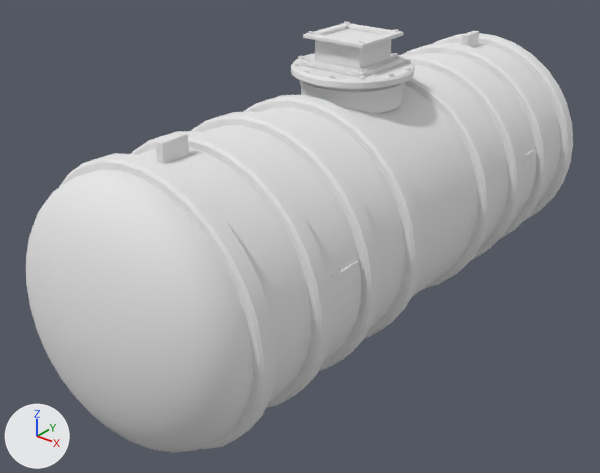
Two versions of the OBJ model src/main/resources/assets/apocalypse_firstlight/models/block/underground_fuel_tank/diesel.obj, one commit apart.
Rendered twice from a 50 mm camera at (5.11, -7.08, 2.72) aimed at (0.26, -1.02, -1.03). Lighting does not change. The marker at lower left points along +X, +Y and +Z. The first picture is the older version. Where no turn or scale is listed for an object, it has been applied to the vertices.

In view in the first picture: 'label_diesel_band', 'label_diesel_label', 'tank_base_flange', 'tank_collar', 'tank_lid', 'tank_lugS', 'tank_port_plate', 'tank_ribs', 'tank_riser', 'tank_shell' and 5 more.
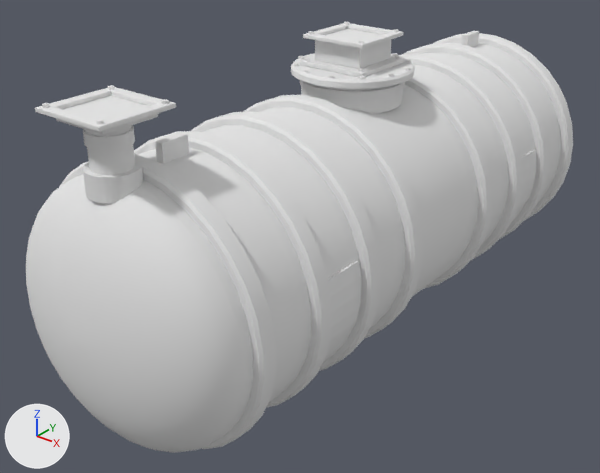
What the commit changed:
Mesh me_tank_fill_throat is new.
It is a box spanning x 0.25..0.75, y -3.75..-3.25, z 0.9..0.966.
It uses material mat_underground_fuel_tank (white #e7e7e7).
Mesh me_tank_fill_studs is new.
It consists of a 6-sided cylinder along z spanning x 0.187..0.232, y -3.817..-3.764, z 1.0..1.02; a 6-sided cylinder along z spanning x 0.187..0.232, y -3.236..-3.183, z 1.0..1.02; a 6-sided cylinder along z spanning x 0.768..0.813, y -3.817..-3.764, z 1.0..1.02; a 6-sided cylinder along z spanning x 0.768..0.813, y -3.236..-3.183, z 1.0..1.02.
It uses material mat_underground_fuel_tank (white #e7e7e7).
Mesh me_tank_fill_riser is new.
It has 32 vertices, 16 faces and spans x 0.341..0.659, y -3.659..-3.341, z 0.538..0.963.
It uses material mat_underground_fuel_tank (white #e7e7e7).
Mesh me_tank_fill_plate is new.
It has 32 vertices, 40 faces and spans x 0.156..0.844, y -3.844..-3.156, z 0.963..1.0.
It uses material mat_underground_fuel_tank (white #e7e7e7).
Mesh me_tank_fill_neck is new.
It has 16 vertices, 16 faces and spans x 0.238..0.762, y -3.762..-3.238, z 0.925..0.963.
It uses material mat_underground_fuel_tank (white #e7e7e7).
Mesh me_tank_fill_collar is new.
It has 41 vertices, 40 faces and spans x 0.29..0.71, y -3.71..-3.29, z 0.338..0.538.
It uses material mat_underground_fuel_tank (white #e7e7e7).
Mesh me_label_diesel_fill_band is new.
It has 64 vertices, 48 faces and spans x 0.325..0.675, y -3.675..-3.325, z 0.725..0.825.
It uses material mat_underground_fuel_tank (white #e7e7e7).
Object 'tank_fill_throat' (ob_tank_fill_throat) is new; it shows me_tank_fill_throat.
Its location is (0.0, 0.0, 0.0).
Object 'tank_fill_studs' (ob_tank_fill_studs) is new; it shows me_tank_fill_studs.
Its location is (0.0, 0.0, 0.0).
Object 'tank_fill_riser' (ob_tank_fill_riser) is new; it shows me_tank_fill_riser.
Its location is (0.0, 0.0, 0.0).
Object 'tank_fill_plate' (ob_tank_fill_plate) is new; it shows me_tank_fill_plate.
Its location is (0.0, 0.0, 0.0).
Object 'tank_fill_neck' (ob_tank_fill_neck) is new; it shows me_tank_fill_neck.
Its location is (0.0, 0.0, 0.0).
Object 'tank_fill_collar' (ob_tank_fill_collar) is new; it shows me_tank_fill_collar.
Its location is (0.0, 0.0, 0.0).
Object 'label_diesel_fill_band' (ob_label_diesel_fill_band) is new; it shows me_label_diesel_fill_band.
Its location is (0.0, 0.0, 0.0).

Pixel boxes (x1, y1, x2, y2) of what changed, in the pictures (600 x 473 px):
'tank_fill_plate', added: after (35, 87, 176, 132)
'tank_fill_collar', added: after (83, 159, 143, 204)
'tank_fill_throat', added: after (56, 96, 158, 135)
'tank_fill_riser', added: after (85, 126, 135, 175)
'label_diesel_fill_band', added: after (83, 125, 135, 151)
'tank_fill_studs', added: after (42, 85, 169, 124)
'tank_fill_neck', added: after (101, 113, 159, 132)
